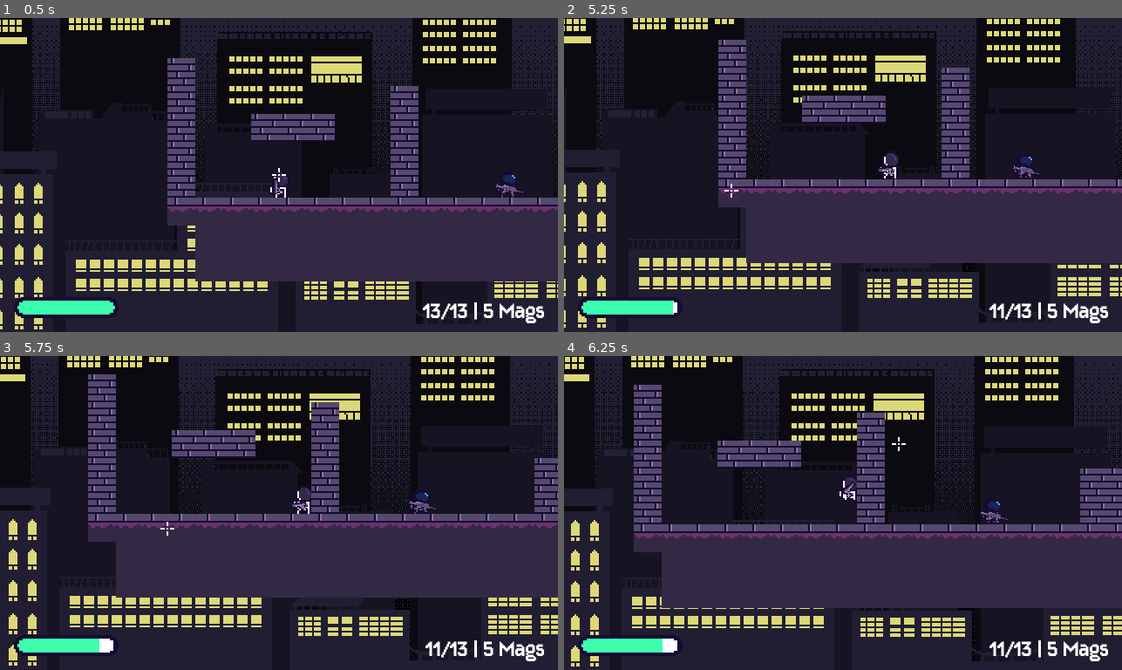
Above: before the commit, frames 1-4 (two rows, left to right).
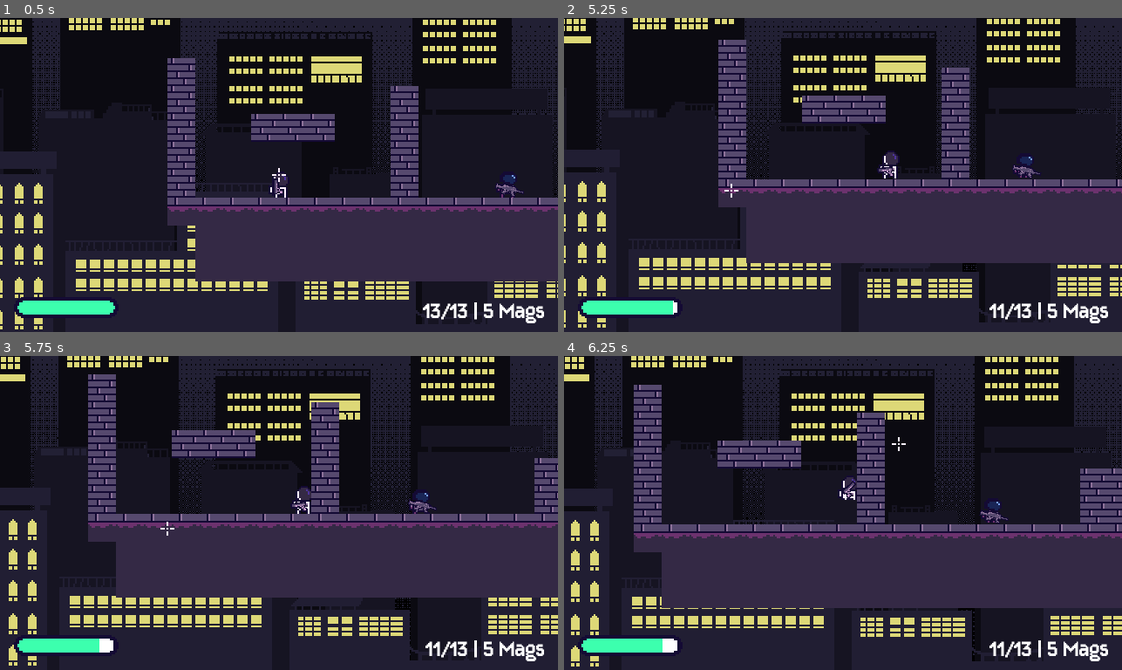
Above: after the commit, the same moments.

Repository: kyteidev/rogueshot
Game: Godot game, scene res://scenes/game_debug.tscn
Same seed, same stepped clock (60 frames per second), same inputs: the game is played once before the commit and once after it.
Inputs (mouse positions are in pixels of both pictures, inside the frame that each line leads up to):
- Up to frame 1 (0.5 s): no input
- Up to frame 2 (5.25 s): move the mouse to (815, 237) at 0.52 s; press the mouse at (815, 237) at 0.53 s; hold D (player_right) 0.53-2.03 s; tap W (player_jump) at 0.77, 1.52, 3.02, 3.77, 4.52 s; move the mouse to (1010, 222) at 1.27 s; release the mouse at (1010, 222) at 1.28 s; tap Shift (player_sprint) at 1.35 s; move the mouse to (675, 127) at 2.02 s; hold A (player_left) 2.03-4.28 s; tap 1 (weapon_1) at 2.1 s; move the mouse to (870, 175) at 2.77 s; tap 2 (weapon_2) at 2.85 s; move the mouse to (759, 96) at 3.52 s; tap Q (weapon_cycle) at 3.6 s; move the mouse to (965, 159) at 4.27 s; hold D (player_right) from 4.28 s (still down); click (965, 159) at 4.35 s; move the mouse to (731, 190) at 5.02 s; hold Shift (player_sprint) from 5.03 s (still down)
- Up to frame 3 (5.75 s): keep holding D (player_right); keep holding Shift (player_sprint)
- Up to frame 4 (6.25 s): keep holding D (player_right); move the mouse to (898, 443) at 5.77 s; release Shift (player_sprint) at 5.78 s; tap 1 (weapon_1) at 5.85 s; tap W (player_jump) at 6.02 s

Frame 1 is identical in both runs. In frame 2, less than 0.1% of the frame differs, in the area x 56-61%, y 42-51%; in frame 3, less than 0.1%; in frame 4, nothing differs.

Commit message:
add player detection and line of sight for enemies

Diff:
--- a/project.godot
+++ b/project.godot
@@ -90,6 +90,12 @@
 ]
 }
 
+[layer_names]
+
+2d_physics/layer_1="Global"
+2d_physics/layer_2="Projectiles"
+2d_physics/layer_3="Player"
+
 [physics]
 
 3d/physics_engine="Jolt Physics"
--- a/scenes/characters/enemy.tscn
+++ b/scenes/characters/enemy.tscn
@@ -129,6 +129,12 @@
 radius = 5.0
 height = 14.0
 
+[sub_resource type="CircleShape2D" id="CircleShape2D_f2e6v"]
+radius = 250.0
+
+[sub_resource type="CircleShape2D" id="CircleShape2D_21x0f"]
+radius = 175.0
+
 [node name="Enemy" type="CharacterBody2D" unique_id=73622017]
 collision_mask = 3
 script = ExtResource("1_4ra3w")
@@ -164,3 +170,27 @@
 [node name="LedgeRay" type="RayCast2D" parent="." unique_id=2076729340]
 position = Vector2(7, 0)
 target_position = Vector2(0, 4)
+
+[node name="LOSRay" type="RayCast2D" parent="." unique_id=1916510562]
+position = Vector2(0, -10)
+target_position = Vector2(250, 0)
+
+[node name="DetectionArea" type="Area2D" parent="." unique_id=1094551148]
+position = Vector2(0, -10)
+collision_mask = 4
+
+[node name="CollisionShape2D" type="CollisionShape2D" parent="DetectionArea" unique_id=469845586]
+shape = SubResource("CircleShape2D_f2e6v")
+
+[node name="AggroArea" type="Area2D" parent="." unique_id=919520652]
+position = Vector2(0, -10)
+collision_mask = 4
+
+[node name="CollisionShape2D" type="CollisionShape2D" parent="AggroArea" unique_id=968259423]
+position = Vector2(0, -7)
+shape = SubResource("CircleShape2D_21x0f")
+
+[connection signal="body_entered" from="DetectionArea" to="." method="_on_detection_area_body_entered"]
+[connection signal="body_exited" from="DetectionArea" to="." method="_on_detection_area_body_exited"]
+[connection signal="body_entered" from="AggroArea" to="." method="_on_aggro_area_body_entered"]
+[connection signal="body_exited" from="AggroArea" to="." method="_on_aggro_area_body_exited"]
--- a/scenes/characters/player.tscn
+++ b/scenes/characters/player.tscn
@@ -90,6 +90,7 @@
 height = 14.0
 
 [node name="Player" type="CharacterBody2D" unique_id=73622017 groups=["player"]]
+collision_layer = 5
 script = ExtResource("1_g2els")
 
 [node name="AnimatedSprite2D" type="AnimatedSprite2D" parent="." unique_id=1345892962]
--- a/scripts/enemy.gd
+++ b/scripts/enemy.gd
@@ -1,7 +1,7 @@
 extends CharacterBody2D
 
 
-enum State { IDLE, PATROL, CHASE, ATTACK, RETREAT, DEAD }
+enum State { IDLE, PATROL, INVESTIGATE, CHASE, ATTACK, RETREAT, DEAD }
 
 const MAX_HEALTH = 100.0
 
@@ -29,12 +29,16 @@
 var direction = 1
 var speed = 0.0
 
+var is_detecting = false
+var is_aggroing = false
+
 @onready var anim = $AnimatedSprite2D
 @onready var weapon = $Weapon
 @onready var weapon_sprite = $Weapon/Rifle1
 
 @onready var wall_ray = $WallRay
 @onready var ledge_ray = $LedgeRay
+@onready var los_ray = $LOSRay
 
 
 func get_custom_gravity(vel) -> float:
@@ -44,11 +48,25 @@
 
 
 func _process(_delta: float) -> void:
+	# flip weapon if necessary
 	var weapon_scale = weapon_sprite.scale.y
 	if direction < 0:
 		weapon_sprite.scale.y = abs(weapon_scale) * -1
 	else:
 		weapon_sprite.scale.y = abs(weapon_scale)
+
+	# if player enters detection range
+	if is_detecting and target != null:
+		los_ray.look_at(target.global_position)
+
+		# make sure enemy has line of sight to player
+		var ray_target = los_ray.get_collider()
+		if ray_target.is_in_group("player"):
+			state = State.INVESTIGATE
+
+			# if player enters aggro range and enemy has line of sight
+			if is_aggroing:
+				state = State.ATTACK
 
 
 func _physics_process(delta: float) -> void:
@@ -59,6 +77,7 @@
 	match state:
 		State.IDLE: _state_idle()
 		State.PATROL: _state_patrol()
+		State.INVESTIGATE: _state_investigate()
 		State.CHASE: _state_chase()
 		State.ATTACK: _state_attack()
 		State.RETREAT: _state_retreat()
@@ -112,6 +131,10 @@
 	speed = PATROL_SPEED
 
 
+func _state_investigate() -> void:
+	pass
+
+
 func _state_chase() -> void:
 	pass
 
@@ -137,3 +160,25 @@
 			var tween = create_tween()
 			tween.tween_property(self, "modulate", Color("ffffff00"), 0.5)
 			tween.finished.connect(queue_free)
+
+
+func _on_detection_area_body_entered(body: Node2D) -> void:
+	if body.is_in_group("player"):
+		is_detecting = true
+		target = body
+
+
+func _on_detection_area_body_exited(body: Node2D) -> void:
+	if body.is_in_group("player"):
+		is_detecting = false
+		target = null
+
+
+func _on_aggro_area_body_entered(body: Node2D) -> void:
+	if body.is_in_group("player"):
+		is_aggroing = true
+
+
+func _on_aggro_area_body_exited(body: Node2D) -> void:
+	if body.is_in_group("player"):
+		is_aggroing = false
